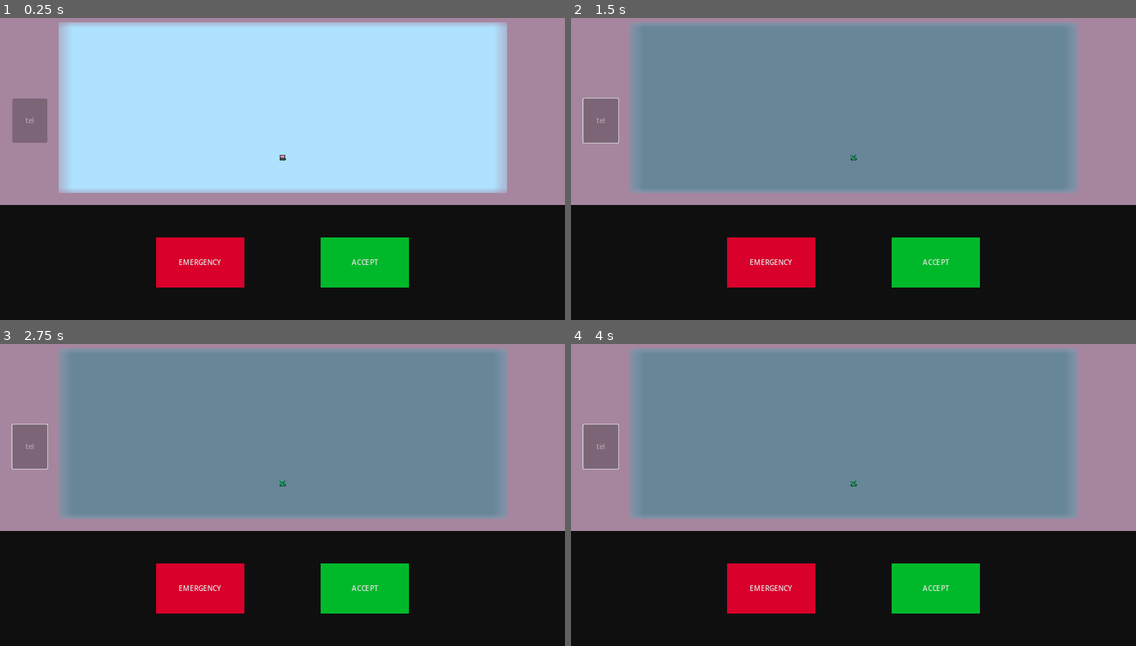
Above: before the commit, frames 1-4 (two rows, left to right).
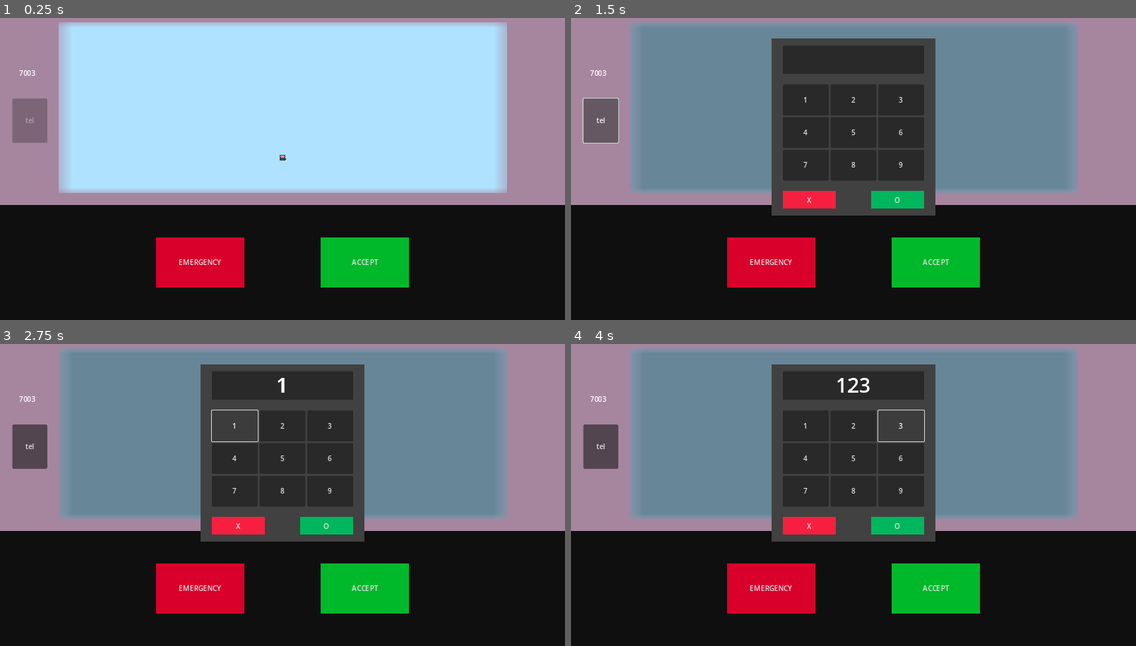
Above: after the commit, the same moments.

Repository: FixelDev/inside-out-inc
Game: Godot game, scene res://scenes/game/game.tscn
Two runs of this game, one before a commit and one after it. Both use one fixed random seed, a clock stepped at 60 frames per second and the inputs below. The engine's default icon, where the game draws it, is replaced by a stand-in: a white triangle on a blue panel in a dark square.
Inputs (mouse positions are in pixels of both pictures, inside the frame that each line leads up to):
- Up to frame 1 (0.25 s): no input
- Up to frame 2 (1.5 s): click "EMERGENCY" at 0.5 s; click (599, 120) at 1.25 s, where only the run after the commit has a clickable "tel"
- Up to frame 3 (2.75 s): click (237, 425) at 2 s, where only the run after the commit has a clickable "1"
- Up to frame 4 (4 s): click (853, 425) at 2.75 s, where only the run after the commit has a clickable "2"; click (898, 425) at 3.5 s, where only the run after the commit has a clickable "3"

The runs differ from the first frame. In frame 1, less than 0.1% of the frame differs, in the area x 3-7%, y 17-20%; in frame 2, 17%; in frame 3, 18%, in the area x 2-65%, y 6-66%; in frame 4, 18%.

Commit message:
Added functionality to emergency keypad

Diff:
--- a/entities/emergency_crate/emergency_crate.gd
+++ b/entities/emergency_crate/emergency_crate.gd
@@ -9,3 +9,7 @@
 
 func open() -> void:
 	animation_player.play_backwards("toggle")
+
+
+func _on_game_emergency_mode_enabled():
+	close()
--- /dev/null
+++ b/entities/emergency_module/emergency_keypad_panel/emergency_keypad_panel.gd
@@ -0,0 +1,47 @@
+class_name EmergencyKeypadPanel extends Panel
+
+@export var number_button_scene: PackedScene
+
+@onready var entered_code_label = %EnteredCodeLabel
+@onready var number_buttons_container = %NumberButtonsContainer
+
+signal code_submited(code: String)
+
+var entered_code: String
+
+func _ready() -> void:
+	generate_number_buttons()
+
+
+func generate_number_buttons() -> void:
+	for i in range(1, 10):
+		var number_button: Button = number_button_scene.instantiate()
+		number_button.text = str(i)
+		number_buttons_container.add_child(number_button)
+		number_button.pressed.connect(_on_number_button_pressed.bind(str(i)))
+
+
+func _on_number_button_pressed(number: String) -> void:
+	if entered_code.length() > 6:
+		return
+
+	entered_code += number
+	update_display()
+
+
+func update_display() -> void:
+	entered_code_label.text = entered_code
+
+
+func show_on_display(message: String) -> void:
+	entered_code_label.text = message
+	entered_code = ""
+
+
+func _on_reset_button_pressed():
+	entered_code = ""
+	update_display()
+
+
+func _on_accept_button_pressed():
+	code_submited.emit(entered_code)
--- /dev/null
+++ b/entities/emergency_module/emergency_keypad_panel/number_button.tscn
@@ -0,0 +1,7 @@
+[gd_scene format=3 uid="uid://vvlem36g7n7g"]
+
+[node name="NumberButton" type="Button"]
+custom_minimum_size = Vector2(0, 70)
+size_flags_horizontal = 3
+size_flags_vertical = 3
+text = "1"
--- a/entities/emergency_module/emergency_module.gd
+++ b/entities/emergency_module/emergency_module.gd
@@ -1,3 +1,27 @@
 class_name EmergencyModule extends Control
 
-@export var emergency_code: Label
+@export var emergency_code_label: Label
+@export var emergency_keypad: EmergencyKeypad
+@export var emergency_keypad_panel: EmergencyKeypadPanel
+
+var emergency_code: int
+
+
+func _ready() -> void:
+	emergency_code = randi_range(1000, 9999)
+	emergency_code_label.text = str(emergency_code)
+
+
+func _on_game_emergency_mode_enabled():
+	emergency_keypad.disabled = false
+
+
+func _on_emergency_keypad_panel_code_submited(code):
+	if code == str(emergency_code):
+		emergency_keypad_panel.show_on_display("CORRECT")
+	else:
+		emergency_keypad_panel.show_on_display("INCORRECT")
+
+
+func _on_emergency_keypad_pressed():
+	emergency_keypad_panel.show()
--- a/scenes/game/game.gd
+++ b/scenes/game/game.gd
@@ -2,7 +2,8 @@
 
 @export var packages_scenes: Array[PackedScene] = []
 @export var package_spawn_point: Marker2D
-@export var emergency_crate: EmergencyCrate
+
+signal emergency_mode_enabled()
 
 var current_package: Package
 
@@ -19,7 +20,7 @@
 
 
 func _on_emergency_button_pressed():
-	enable_emergency_mode()
+	emergency_mode_enabled.emit()
 
 
 func _on_accept_button_pressed():
@@ -33,7 +34,3 @@
 
 func destroy_package() -> void:
 	current_package.queue_free()
-
-
-func enable_emergency_mode() -> void:
-	emergency_crate.close()
--- a/scenes/game/game.tscn
+++ b/scenes/game/game.tscn
@@ -10,7 +10,9 @@
 [ext_resource type="Script" path="res://entities/emergency_module/emergency_keypad.gd" id="5_2847e"]
 [ext_resource type="Script" path="res://entities/xray/xray.gd" id="5_yaqef"]
 [ext_resource type="PackedScene" uid="uid://djfmjkuiwck6x" path="res://entities/packages/box/box.tscn" id="6_p84wr"]
+[ext_resource type="Script" path="res://entities/emergency_module/emergency_keypad_panel/emergency_keypad_panel.gd" id="6_pw2re"]
 [ext_resource type="Script" path="res://entities/emergency_crate/emergency_crate.gd" id="7_fli0l"]
+[ext_resource type="PackedScene" uid="uid://vvlem36g7n7g" path="res://entities/emergency_module/emergency_keypad_panel/number_button.tscn" id="7_qrn5g"]
 
 [sub_resource type="StyleBoxFlat" id="StyleBoxFlat_4i6qj"]
 bg_color = Color(0.0605303, 0.0605304, 0.0605303, 1)
@@ -20,6 +22,15 @@
 
 [sub_resource type="StyleBoxFlat" id="StyleBoxFlat_fmgvr"]
 bg_color = Color(1.58831e-06, 0.726311, 0.168332, 1)
+
+[sub_resource type="StyleBoxFlat" id="StyleBoxFlat_x5fn5"]
+bg_color = Color(0.255659, 0.255659, 0.255659, 1)
+
+[sub_resource type="StyleBoxFlat" id="StyleBoxFlat_whimn"]
+bg_color = Color(0.963617, 0.121957, 0.251386, 1)
+
+[sub_resource type="StyleBoxFlat" id="StyleBoxFlat_ymref"]
+bg_color = Color(0, 0.718134, 0.366609, 1)
 
 [sub_resource type="Animation" id="Animation_f1e78"]
 length = 0.001
@@ -58,11 +69,10 @@
 "toggle": SubResource("Animation_j0ks7")
 }
 
-[node name="Game" type="Node2D" node_paths=PackedStringArray("package_spawn_point", "emergency_crate")]
+[node name="Game" type="Node2D" node_paths=PackedStringArray("package_spawn_point")]
 script = ExtResource("1_w4xhy")
 packages_scenes = Array[PackedScene]([ExtResource("2_gk3w8"), ExtResource("6_p84wr")])
 package_spawn_point = NodePath("PackagesSpawnPoint")
-emergency_crate = NodePath("Wall/EmergencyCrate")
 
 [node name="UI" type="CanvasLayer" parent="."]
 
@@ -103,12 +113,28 @@
 theme_override_styles/normal = SubResource("StyleBoxFlat_fmgvr")
 text = "ACCEPT"
 
-[node name="EmergencyModule" type="Control" parent="UI"]
+[node name="EmergencyModule" type="Control" parent="UI" node_paths=PackedStringArray("emergency_code_label", "emergency_keypad", "emergency_keypad_panel")]
 layout_mode = 3
 anchors_preset = 0
 offset_right = 40.0
 offset_bottom = 40.0
 script = ExtResource("4_jyb38")
+emergency_code_label = NodePath("EmergencyCodeLabel")
+emergency_keypad = NodePath("EmergencyKeypad")
+emergency_keypad_panel = NodePath("../EmergencyKeypadPanel")
+
+[node name="EmergencyCodeLabel" type="Label" parent="UI/EmergencyModule"]
+layout_mode = 1
+anchors_preset = 4
+anchor_top = 0.5
+anchor_bottom = 0.5
+offset_left = 19.0
+offset_top = 117.0
+offset_right = 105.0
+offset_bottom = 164.0
+grow_vertical = 2
+horizontal_alignment = 1
+vertical_alignment = 1
 
 [node name="EmergencyKeypad" type="Button" parent="UI/EmergencyModule"]
 layout_mode = 1
@@ -124,18 +150,76 @@
 text = "tel"
 script = ExtResource("5_2847e")
 
-[node name="EmergencyCode" type="Label" parent="UI/EmergencyModule"]
-layout_mode = 1
-anchors_preset = 4
+[node name="EmergencyKeypadPanel" type="Panel" parent="UI"]
+visible = false
+anchors_preset = 8
+anchor_left = 0.5
 anchor_top = 0.5
+anchor_right = 0.5
 anchor_bottom = 0.5
-offset_left = 19.0
-offset_top = 117.0
-offset_right = 105.0
-offset_bottom = 164.0
-grow_vertical = 2
+offset_left = -185.0
+offset_top = -279.0
+offset_right = 185.0
+offset_bottom = 124.0
+grow_horizontal = 2
+grow_vertical = 2
+theme_override_styles/panel = SubResource("StyleBoxFlat_x5fn5")
+script = ExtResource("6_pw2re")
+number_button_scene = ExtResource("7_qrn5g")
+
+[node name="VBoxContainer" type="VBoxContainer" parent="UI/EmergencyKeypadPanel"]
+layout_mode = 1
+anchors_preset = 15
+anchor_right = 1.0
+anchor_bottom = 1.0
+offset_left = 25.0
+offset_top = 19.0
+offset_right = -25.0
+offset_bottom = -19.0
+grow_horizontal = 2
+grow_vertical = 2
+
+[node name="PanelContainer" type="PanelContainer" parent="UI/EmergencyKeypadPanel/VBoxContainer"]
+layout_mode = 2
+
+[node name="EnteredCodeLabel" type="Label" parent="UI/EmergencyKeypadPanel/VBoxContainer/PanelContainer"]
+unique_name_in_owner = true
+layout_mode = 2
+theme_override_font_sizes/font_size = 46
 horizontal_alignment = 1
 vertical_alignment = 1
+
+[node name="Spacer" type="Control" parent="UI/EmergencyKeypadPanel/VBoxContainer"]
+custom_minimum_size = Vector2(0, 16.245)
+layout_mode = 2
+
+[node name="NumberButtonsContainer" type="GridContainer" parent="UI/EmergencyKeypadPanel/VBoxContainer"]
+unique_name_in_owner = true
+layout_mode = 2
+columns = 3
+
+[node name="Spacer2" type="Control" parent="UI/EmergencyKeypadPanel/VBoxContainer"]
+custom_minimum_size = Vector2(0, 16.245)
+layout_mode = 2
+
+[node name="ButtonsContainer" type="HBoxContainer" parent="UI/EmergencyKeypadPanel/VBoxContainer"]
+layout_mode = 2
+theme_override_constants/separation = 80
+alignment = 1
+
+[node name="ResetButton" type="Button" parent="UI/EmergencyKeypadPanel/VBoxContainer/ButtonsContainer"]
+custom_minimum_size = Vector2(0, 40)
+layout_mode = 2
+size_flags_horizontal = 3
+theme_override_styles/normal = SubResource("StyleBoxFlat_whimn")
+text = "X"
+
+[node name="AcceptButton" type="Button" parent="UI/EmergencyKeypadPanel/VBoxContainer/ButtonsContainer"]
+custom_minimum_size = Vector2(0, 40)
+layout_mode = 2
+size_flags_horizontal = 3
+theme_override_styles/normal = SubResource("StyleBoxFlat_ymref")
+text = "O"
 
 [node name="Wall" type="Sprite2D" parent="."]
 position = Vector2(641, 292)
@@ -181,5 +265,11 @@
 [node name="PackagesSpawnPoint" type="Marker2D" parent="."]
 position = Vector2(640, 352)
 
+[connection signal="emergency_mode_enabled" from="." to="UI/EmergencyModule" method="_on_game_emergency_mode_enabled"]
+[connection signal="emergency_mode_enabled" from="." to="Wall/EmergencyCrate" method="_on_game_emergency_mode_enabled"]
 [connection signal="pressed" from="UI/Table/HBoxContainer/EmergencyButton" to="." method="_on_emergency_button_pressed"]
 [connection signal="pressed" from="UI/Table/HBoxContainer/AcceptButton" to="." method="_on_accept_button_pressed"]
+[connection signal="pressed" from="UI/EmergencyModule/EmergencyKeypad" to="UI/EmergencyModule" method="_on_emergency_keypad_pressed"]
+[connection signal="code_submited" from="UI/EmergencyKeypadPanel" to="UI/EmergencyModule" method="_on_emergency_keypad_panel_code_submited"]
+[connection signal="pressed" from="UI/EmergencyKeypadPanel/VBoxContainer/ButtonsContainer/ResetButton" to="UI/EmergencyKeypadPanel" method="_on_reset_button_pressed"]
+[connection signal="pressed" from="UI/EmergencyKeypadPanel/VBoxContainer/ButtonsContainer/AcceptButton" to="UI/EmergencyKeypadPanel" method="_on_accept_button_pressed"]
Not shown: 1 places in scenes/game/game.tscn that only renumber resources
